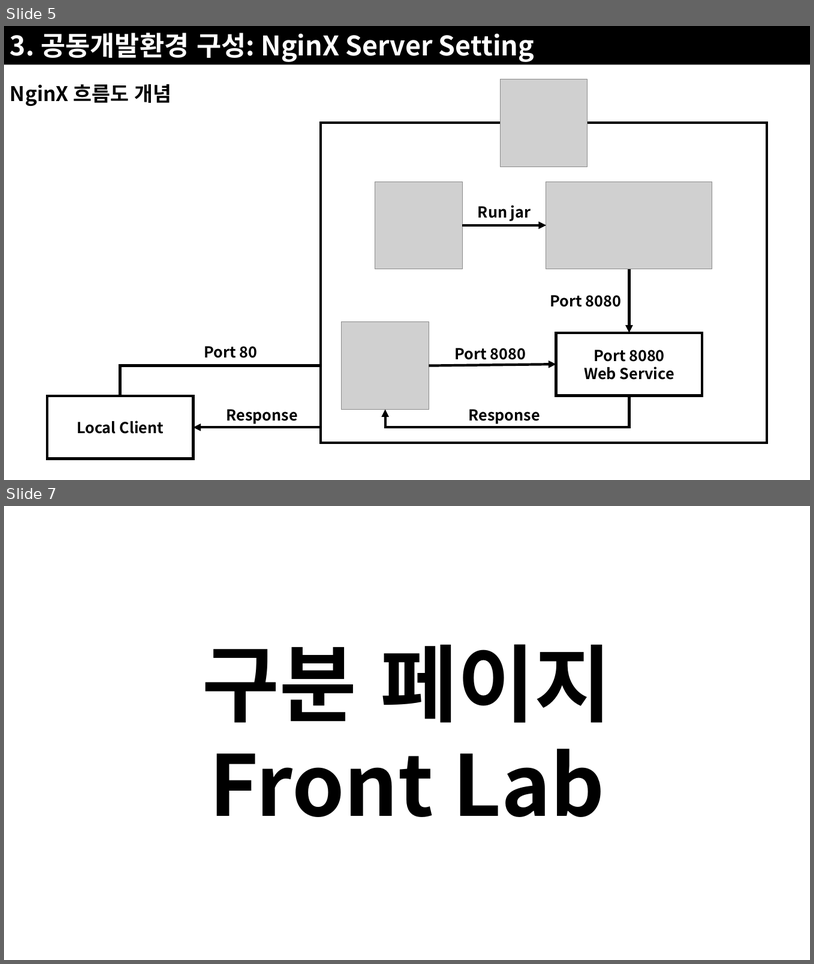
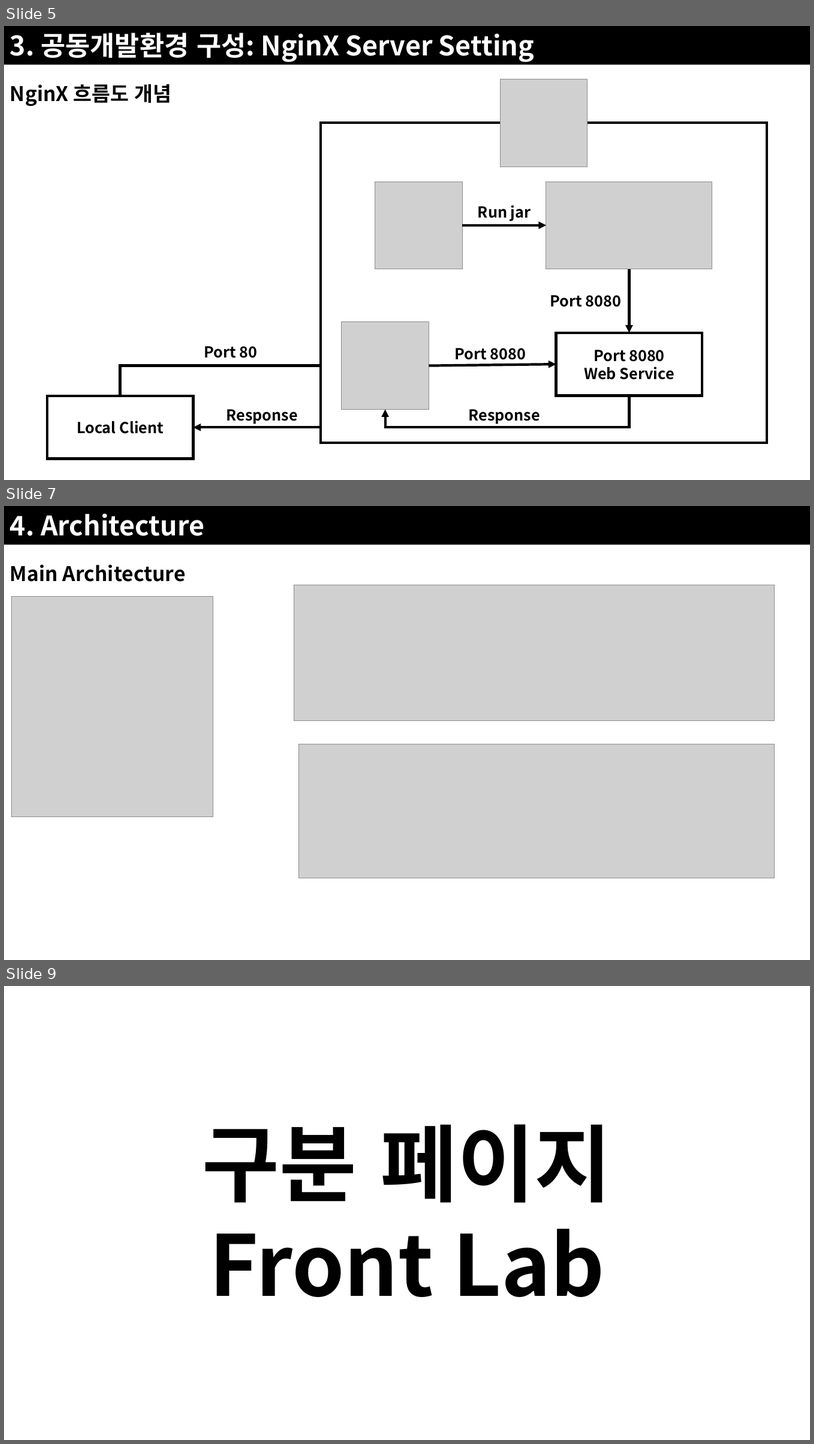
Before and after one commit to JoSihun/CGVR_Lab, a slide deck: documents/01_프로젝트_개발계획.pptx. Shown one above the other, each under a label of ours: slides 5 and 7 before the commit, slides 5, 7 and 9 after it; the slides between them are not shown. The pictures are 814x964 and 814x1444 pixels, drawn with LibreOffice and Linux fonts; fonts in the diff are those of the drawing; grey boxes stand for pictures. Boxes give left, top, right and bottom in pixels: in the first picture for what was removed or moved away, otherwise in the second. Text is boxed around its words. In the diff, an @@ line names an element or a change of style, - is before the commit and + after.

```diff
--- a/documents/01_프로젝트_개발계획.pptx
+++ b/documents/01_프로젝트_개발계획.pptx
@@ slide 7 added at (4,506,810,960), background #FFFFFF @@
@@ rectangle added at (4,506,810,545), fill #000000, 32 pt, text #FFFFFF, bold @@
+4. Architecture
@@ text added at (10,564,186,582), 24 pt, text #000000, bold @@
+Main Architecture
@@ picture added at (294,585,776,721) @@
@@ picture added at (12,596,213,817) @@
@@ picture added at (299,744,775,878) @@
@@ what was slide 7 is now slide 9 @@
```
Also in this commit, not shown: 1 slide changed, 1 other slide added.
